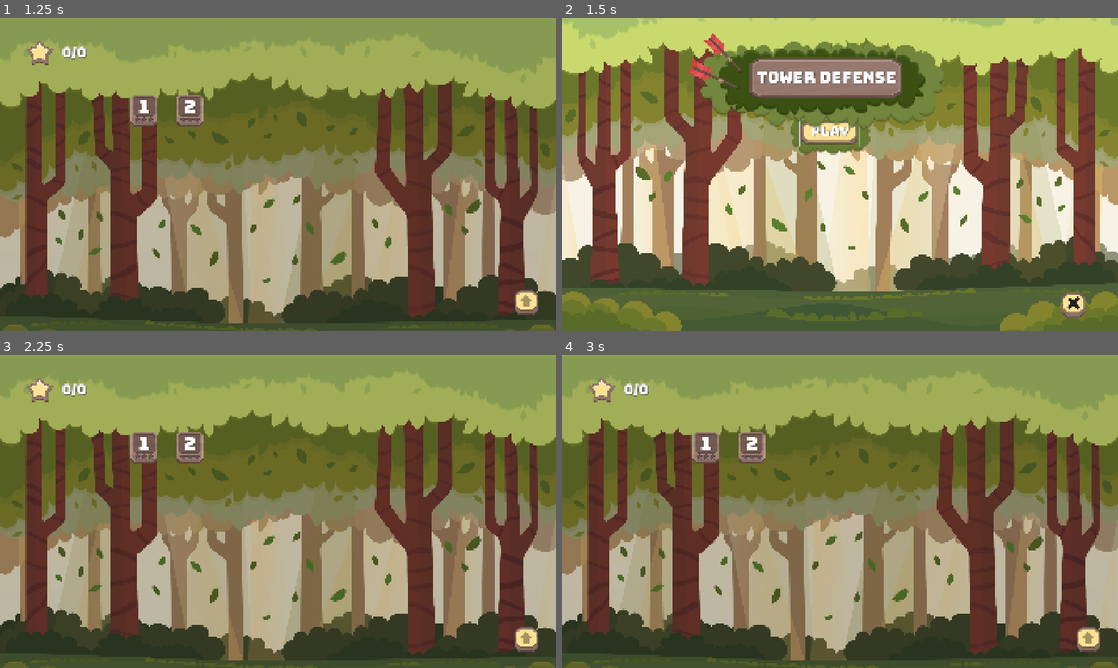
Above: before the commit, frames 1-4 (two rows, left to right).
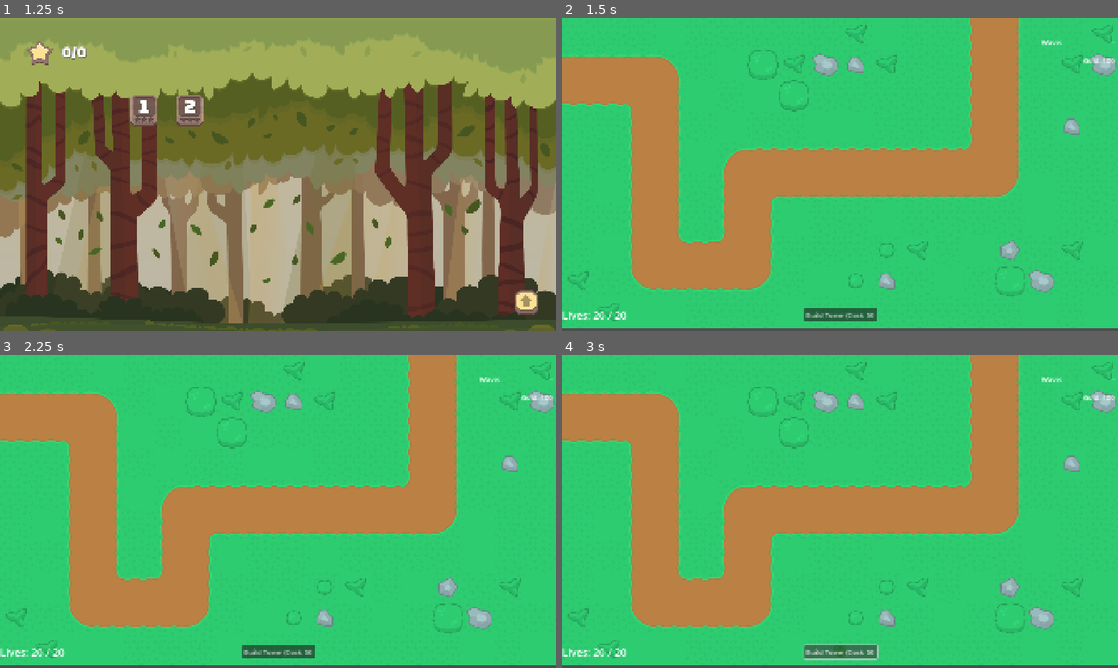
Above: after the commit, the same moments.

Repository: xMOROx/tower-defense-2d
Game: Godot game, scene res://scenes/ui/MainMenu.tscn
Same seed, same stepped clock (60 frames per second), same inputs: the game is played once before the commit and once after it.
Inputs (mouse positions are in pixels of both pictures, inside the frame that each line leads up to):
- Up to frame 1 (1.25 s): click "PLAY" at 0.5 s
- Up to frame 2 (1.5 s): click "1" at 1.25 s
- Up to frame 3 (2.25 s): click (266, 470) at 2 s, where only the run before the commit has a clickable "PLAY"
- Up to frame 4 (3 s): click (840, 652) at 2.75 s, where only the run after the commit has a clickable "Build Tower (Cost: 50)"

Frame 1 is identical in both runs. In frame 2, 100% of the frame differs, in the area x 0-100%, y 0-100%; in frame 3, 100%; in frame 4, 100%.

Commit message:
Added winner screen (#32)
* Added winner screen

* fix: gameover level 1 tscn

---------

Co-authored-by: Patryk Zajdel <57092803+xMOROx@users.noreply.github.com>

Diff:
--- a/scenes/maps/Level_1.tscn
+++ b/scenes/maps/Level_1.tscn
@@ -3,8 +3,7 @@
 [ext_resource type="Script" uid="uid://djvuwq56jqhf1" path="res://src/maps/Level1.gd" id="1_55yl8"]
 [ext_resource type="TileSet" uid="uid://clhx4yx22v4j6" path="res://assets/tiles/terrain.tres" id="1_63i5o"]
 [ext_resource type="PackedScene" uid="uid://dypncu8rnysyf" path="res://scenes/enemies/WaveManager.tscn" id="2_55yl8"]
-[ext_resource type="PackedScene" uid="uid://dsdhiykb81bg" path="res://scenes/towers/ProjectileTower.tscn" id="2_vkvtd"]
-[ext_resource type="Script" uid="uid://dadif0l11mskl" path="res://src/Spawner.gd" id="3_tuf7a"]
+[ext_resource type="PackedScene" uid="uid://dsdhiykb81bg" path="res://scenes/towers/ProjectileTower.tscn" id="2_prr5q"]
 [ext_resource type="Script" uid="uid://etm7lcl52ic" path="res://src/Hud.gd" id="5_ladvl"]
 [ext_resource type="Script" uid="uid://d2potcvpfge7f" path="res://src/spawners/BaseSpawner.gd" id="5_prr5q"]
 [ext_resource type="PackedScene" uid="uid://dhic07exb4uhr" path="res://scenes/ui/TowerUpgradeMenu.tscn" id="6_n8iyc"]
--- a/scenes/ui/GameOver.tscn
+++ b/scenes/ui/GameOver.tscn
@@ -1,6 +1,6 @@
 [gd_scene load_steps=8 format=3 uid="uid://cr26tm18mng7e"]
 
-[ext_resource type="Script" uid="uid://br1ky0sktpylt" path="res://src/GameOver.gd" id="1_o4wla"]
+[ext_resource type="Script" uid="uid://br1ky0sktpylt" path="res://src/ui/GameOver.gd" id="1_o4wla"]
 [ext_resource type="Texture2D" uid="uid://dkjt7kwibfd86" path="res://assets/ui/Background/Shadow.png" id="2_xgyu6"]
 [ext_resource type="Texture2D" uid="uid://jeylcyhvlt2s" path="res://assets/ui/Buttons/Square/Repeat/Default.png" id="3_1q2vd"]
 [ext_resource type="Texture2D" uid="uid://cc77m5nklqm6f" path="res://assets/ui/Buttons/Square/Levels/Default.png" id="4_sobie"]
--- /dev/null
+++ b/scenes/ui/LevelWinner.tscn
@@ -0,0 +1,83 @@
+[gd_scene load_steps=7 format=3 uid="uid://djity5wr2qkei"]
+
+[ext_resource type="Script" uid="uid://d162os088tlcr" path="res://src/ui/LevelWinner.gd" id="1_y15d3"]
+[ext_resource type="Texture2D" uid="uid://dkjt7kwibfd86" path="res://assets/ui/Background/Shadow.png" id="2_xgyu6"]
+[ext_resource type="Texture2D" uid="uid://jeylcyhvlt2s" path="res://assets/ui/Buttons/Square/Repeat/Default.png" id="3_1q2vd"]
+[ext_resource type="Texture2D" uid="uid://c8vtelxv3rum6" path="res://assets/ui/Star/Active.png" id="4_obggx"]
+[ext_resource type="Texture2D" uid="uid://cc77m5nklqm6f" path="res://assets/ui/Buttons/Square/Levels/Default.png" id="4_sobie"]
+[ext_resource type="FontFile" uid="uid://crg0iil34cmrw" path="res://assets/fonts/Bungee-Regular.otf" id="7_028wy"]
+
+[node name="LevelWinner" type="Control"]
+layout_mode = 3
+anchors_preset = 0
+script = ExtResource("1_y15d3")
+
+[node name="Background" type="TextureRect" parent="."]
+layout_mode = 0
+offset_right = 1920.0
+offset_bottom = 1080.0
+texture = ExtResource("2_xgyu6")
+expand_mode = 1
+
+[node name="VictoryLabel" type="Label" parent="."]
+layout_mode = 0
+offset_left = 766.804
+offset_top = 298.584
+offset_right = 1104.8
+offset_bottom = 355.584
+theme_override_colors/font_shadow_color = Color(0, 0, 0, 1)
+theme_override_fonts/font = ExtResource("7_028wy")
+theme_override_font_sizes/font_size = 56
+text = "Victory!"
+horizontal_alignment = 1
+
+[node name="LevelNameLabel" type="Label" parent="VictoryLabel"]
+layout_mode = 0
+offset_left = 60.1957
+offset_top = 109.027
+offset_right = 398.196
+offset_bottom = 166.027
+scale = Vector2(0.645786, 0.645786)
+theme_override_colors/font_shadow_color = Color(0, 0, 0, 1)
+theme_override_fonts/font = ExtResource("7_028wy")
+theme_override_font_sizes/font_size = 56
+text = "Level: 1"
+horizontal_alignment = 1
+
+[node name="Stars" type="HBoxContainer" parent="."]
+layout_mode = 2
+offset_left = 766.804
+offset_top = 513.741
+offset_right = 1122.8
+offset_bottom = 605.741
+theme_override_constants/separation = 40
+
+[node name="Star1" type="TextureRect" parent="Stars"]
+layout_mode = 2
+texture = ExtResource("4_obggx")
+
+[node name="Star2" type="TextureRect" parent="Stars"]
+layout_mode = 2
+texture = ExtResource("4_obggx")
+
+[node name="Star3" type="TextureRect" parent="Stars"]
+layout_mode = 2
+texture = ExtResource("4_obggx")
+
+[node name="Buttons" type="HBoxContainer" parent="."]
+layout_mode = 0
+offset_left = 827.0
+offset_top = 694.441
+offset_right = 1051.0
+offset_bottom = 786.441
+theme_override_constants/separation = 40
+
+[node name="Retry" type="Button" parent="Buttons"]
+layout_mode = 2
+icon = ExtResource("3_1q2vd")
+flat = true
+
+[node name="Levels" type="Button" parent="Buttons"]
+layout_mode = 2
+icon = ExtResource("4_sobie")
+flat = true
--- a/src/managers/GameManager.gd
+++ b/src/managers/GameManager.gd
@@ -77,3 +77,8 @@
 func game_over():
 	print("GAME OVER!")
 	SceneManager.goto_game_over()
+
+# --- Level Completion ---
+func level_completed():
+	print("LEVEL COMPLETE!")
+	SceneManager.goto_level_winner()
--- a/src/managers/SceneManager.gd
+++ b/src/managers/SceneManager.gd
@@ -3,6 +3,7 @@
 var main_menu_path = "res://scenes/ui/MainMenu.tscn"
 var level_select_path = "res://scenes/ui/LevelSelect.tscn"
 var game_over_path = "res://scenes/ui/GameOver.tscn"
+var level_winner_path = "res://scenes/ui/LevelWinner.tscn"
 var pause_menu_path = "res://scenes/ui/PauseMenu.tscn" # Path to your PauseMenu scene
 
 var current_scene_node: Node = null
@@ -22,6 +23,9 @@
 
 func goto_game_over():
 	_change_scene(game_over_path, false)
+
+func goto_level_winner():
+	_change_scene(level_winner_path)
 
 func goto_level(level_scene_path: String):
 	if level_scene_path.is_empty() or not ResourceLoader.exists(level_scene_path):
--- a/src/managers/WaveManager.gd
+++ b/src/managers/WaveManager.gd
@@ -137,9 +137,6 @@
 
 func _start_next_wave():
 	current_wave_index += 1
-	if current_wave_index >= _processed_wave_definitions.size():
-		_all_waves_completed()
-		return
 
 	current_state = State.SPAWNING
 	GameManager.set_wave(current_wave_index + 1)
@@ -232,10 +229,15 @@
 func _wave_cleared():
 	print("WaveManager: Wave ", GameManager.get_current_wave(), " cleared!")
 	emit_signal("wave_cleared", GameManager.get_current_wave())
-	_start_intermission()
+	if current_wave_index >= _processed_wave_definitions.size() - 1:
+		_all_waves_completed()
+		return
+	else:
+		_start_intermission()
 
 
 func _all_waves_completed():
 	print("WaveManager: All waves completed! VICTORY!")
 	current_state = State.FINISHED
 	emit_signal("all_waves_completed")
+	GameManager.level_completed()
--- /dev/null
+++ b/src/ui/LevelWinner.gd
@@ -0,0 +1,19 @@
+extends Control
+
+@onready var retry_button: Button = $Buttons/Retry
+@onready var level_button: Button = $Buttons/Levels
+
+func _ready():
+	retry_button.pressed.connect(_on_retry_button_pressed)
+	level_button.pressed.connect(_on_level_button_pressed)
+
+	retry_button.grab_focus()
+
+func _on_retry_button_pressed():
+	print("GameOver: Retry button pressed")
+	SceneManager.retry_level()
+
+func _on_level_button_pressed():
+	print("GameOver: Level button pressed")
+	GameManager.reset_game()
+	SceneManager.goto_level_select()
Renamed: src/GameOver.gd -> src/ui/GameOver.gd
Renamed: src/GameOver.gd.uid -> src/ui/GameOver.gd.uid
Not shown, added: src/ui/LevelWinner.gd.uid
Not shown, added: src/ui/PauseMenu.gd.uid
